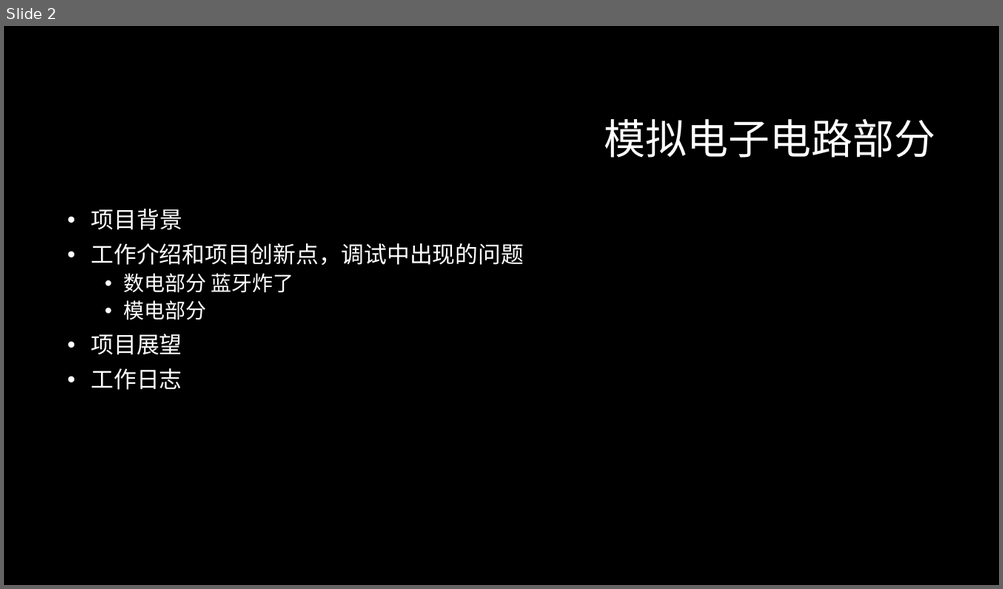
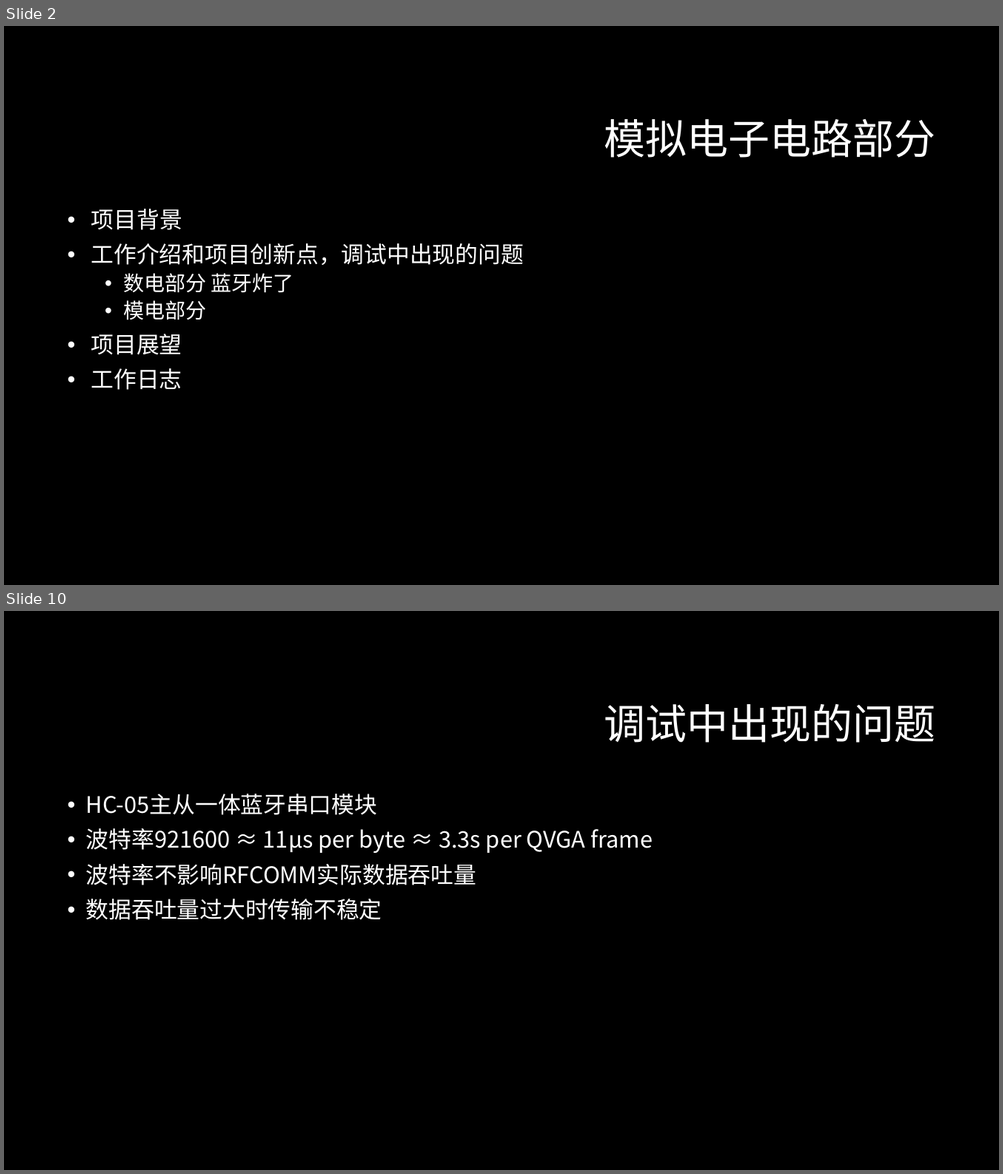
Before and after one commit to ZeroWeight/Project-of-Electronic-Circuits, a slide deck: report/final/final.pptx. Shown one above the other, each under a label of ours: slide 2 before the commit, slides 2 and 10 after it; the slides between them are not shown. The pictures are 1003x589 and 1003x1174 pixels, drawn with LibreOffice and Linux fonts; fonts in the diff are those of the drawing; background and template pictures are left out. Boxes give left, top, right and bottom in pixels: in the first picture for what was removed or moved away, otherwise in the second. Text is boxed around its words. In the diff, an @@ line names an element or a change of style, - is before the commit and + after.

```diff
--- a/report/final/final.pptx
+++ b/report/final/final.pptx
@@ slide 10 added at (4,611,999,1170), background #000000 @@
@@ title added at (604,704,936,743), 40 pt, text #FFFFFF @@
+调试中出现的问题
@@ text added at (86,794,652,920), 22 pt, text #FFFFFF @@
+• HC-05主从一体蓝牙串口模块
+• 波特率921600 ≈ 11µs per byte ≈ 3.3s per QVGA frame
+• 波特率不影响RFCOMM实际数据吞吐量
+• 数据吞吐量过大时传输不稳定
```
Also in this commit, not shown: 7 other slides added.
